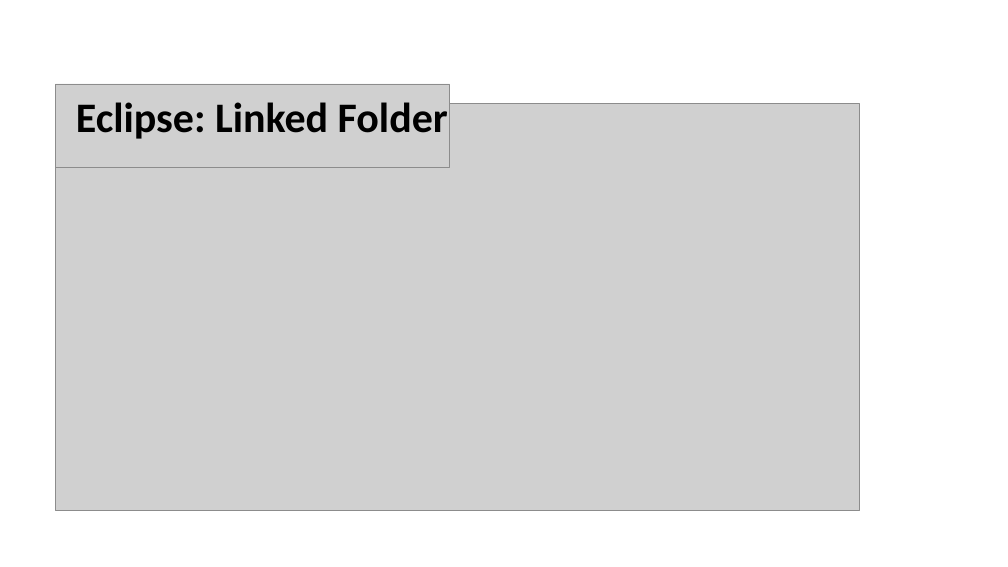
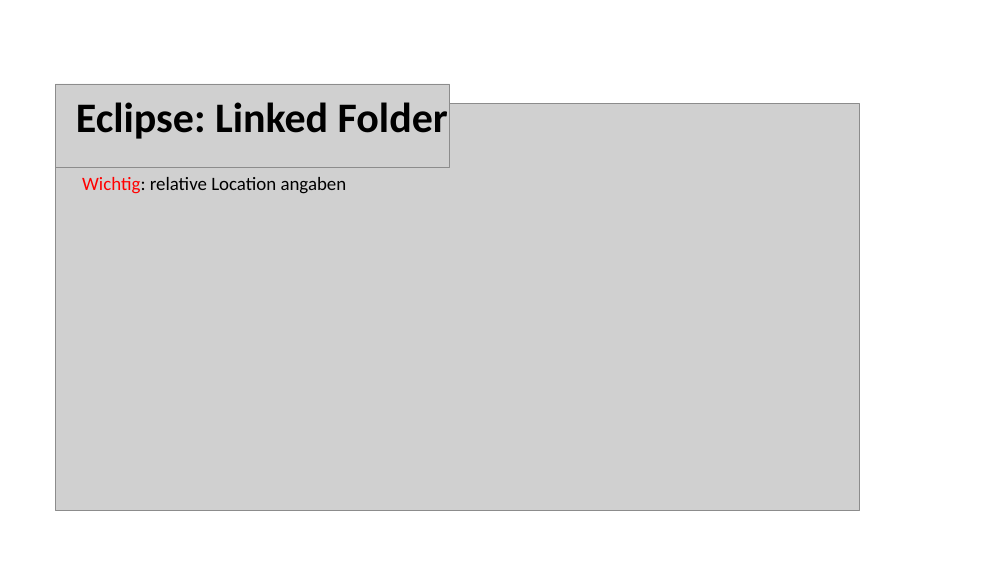
Before and after one commit to eiswasser/Sumobotic, a slide deck: slide 7 of Recap.pptx. Drawn at 1008x567 pixels with LibreOffice and Linux fonts; fonts in the diff are those of the drawing; grey boxes stand for pictures. Boxes give left, top, right and bottom in pixels: in the first picture for what was removed or moved away, otherwise in the second. Text is boxed around its words. In the diff, an @@ line names an element or a change of style, - is before the commit and + after.

Commit message:
Änderungen RECAP

```diff
--- a/Recap.pptx
+++ b/Recap.pptx
@@ text added at [82,177,347,194], 18 pt, text #000000 @@
+Wichtig: relative Location angaben
```
